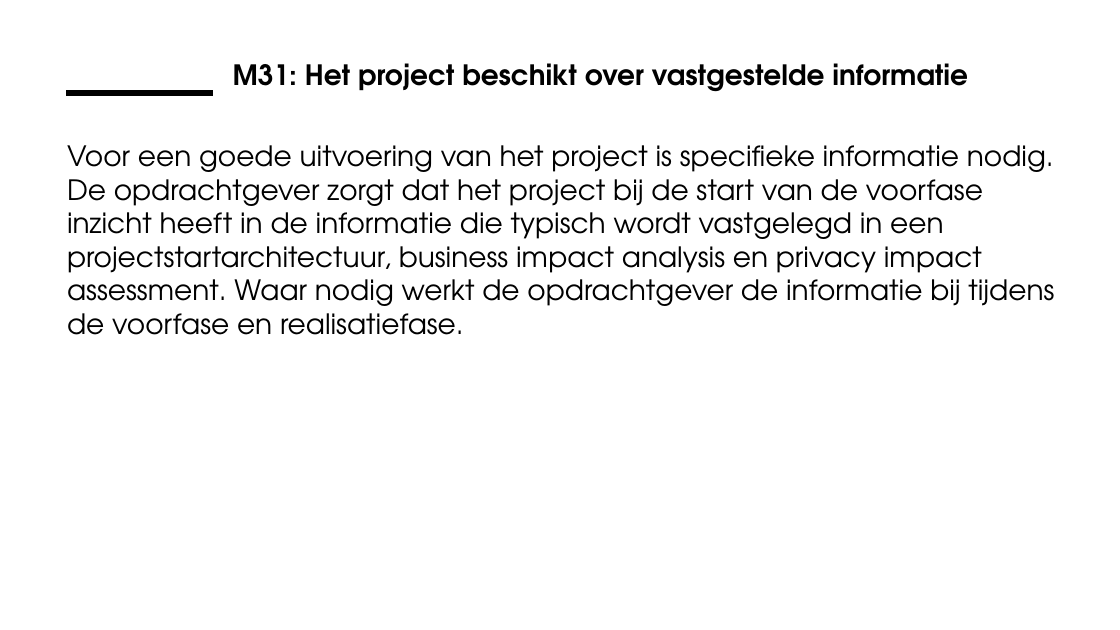
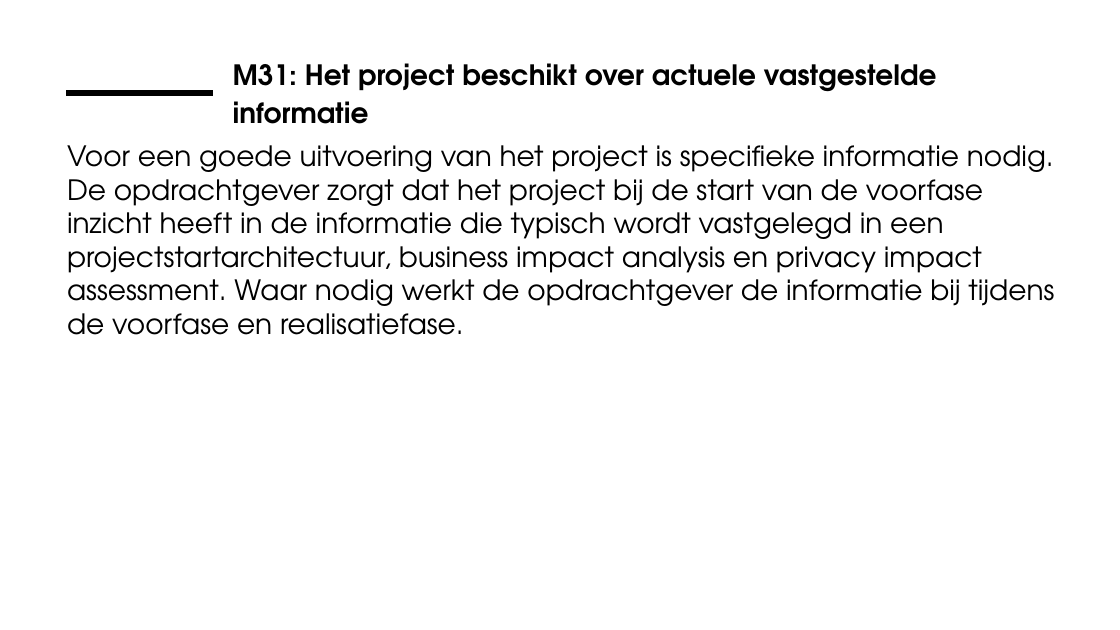
Before and after one commit to ICTU/Kwaliteitsaanpak, a slide deck: slide 5 of docs/wip/ICTU-Kwaliteitsaanpak.pptx. Drawn at 1120x630 pixels with LibreOffice and Linux fonts; fonts in the diff are those of the drawing; background and template pictures are left out. Boxes give left, top, right and bottom in pixels: in the first picture for what was removed or moved away, otherwise in the second. Text is boxed around its words. In the diff, an @@ line names an element or a change of style, - is before the commit and + after.

```diff
--- a/docs/wip/ICTU-Kwaliteitsaanpak.pptx
+++ b/docs/wip/ICTU-Kwaliteitsaanpak.pptx
@@ title at (233,63,937,124): text changed @@
-M31: Het project beschikt over vastgestelde informatie
+M31: Het project beschikt over actuele vastgestelde informatie
```
Also in this commit, not shown: 2 other slides changed, 19 other files.
